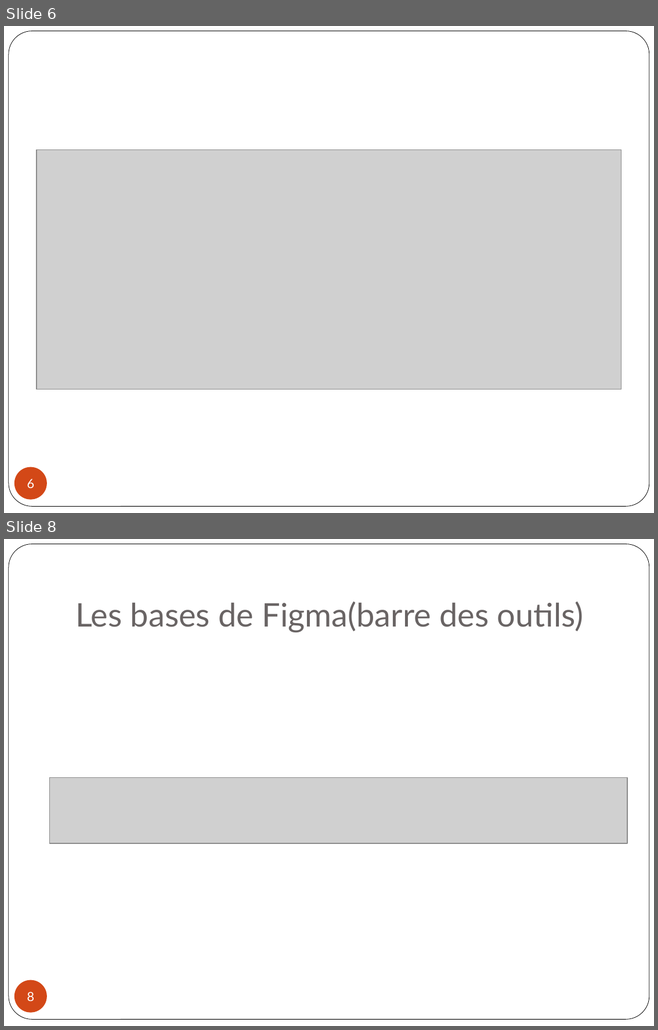
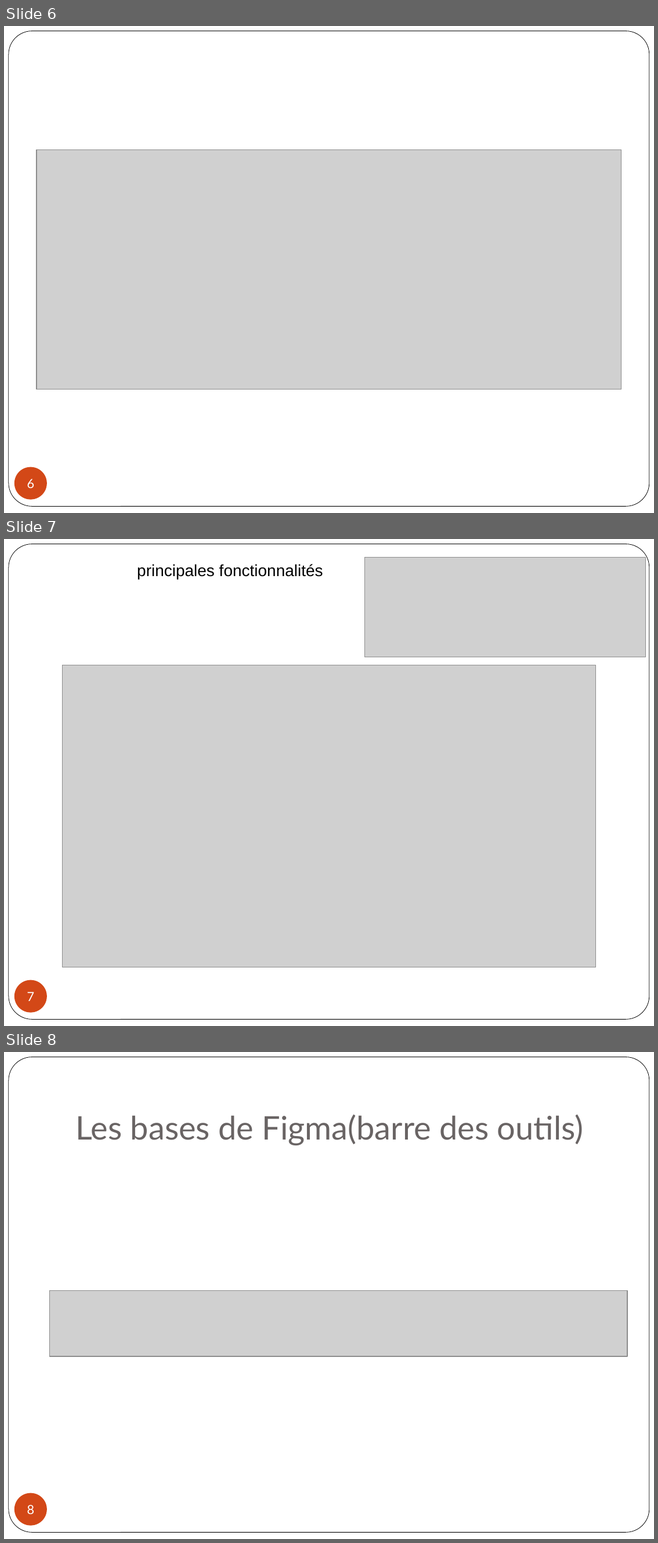
Before and after one commit to karim-azeggouar/portfoliofs202, a slide deck: public/docs/Figma.pptx. Shown one above the other, each under a label of ours: slides 6 and 8 before the commit, slides 6, 7 and 8 after it; the slides between them are not shown. The pictures are 658x1030 and 658x1543 pixels, drawn with LibreOffice and Linux fonts; fonts in the diff are those of the drawing; grey boxes stand for pictures. Boxes give left, top, right and bottom in pixels: in the first picture for what was removed or moved away, otherwise in the second. Text is boxed around its words. In the diff, an @@ line names an element or a change of style, - is before the commit and + after.

```diff
--- a/public/docs/Figma.pptx
+++ b/public/docs/Figma.pptx
@@ slide 7 added at box(4, 539, 654, 1026), background #FFFFFF; not listed: 1 template element that a slide beside it also shows @@
@@ text added at box(137, 564, 323, 580), 18 pt, text #000000 @@
+principales fonctionnalités
@@ picture added at box(365, 558, 645, 657) @@
@@ picture added at box(63, 665, 595, 967) @@
@@ page number added at box(14, 980, 47, 1012), fill #D34817, 14 pt, text #FFFFFF @@
+7
```
Also in this commit, not shown: 1 slide removed.
